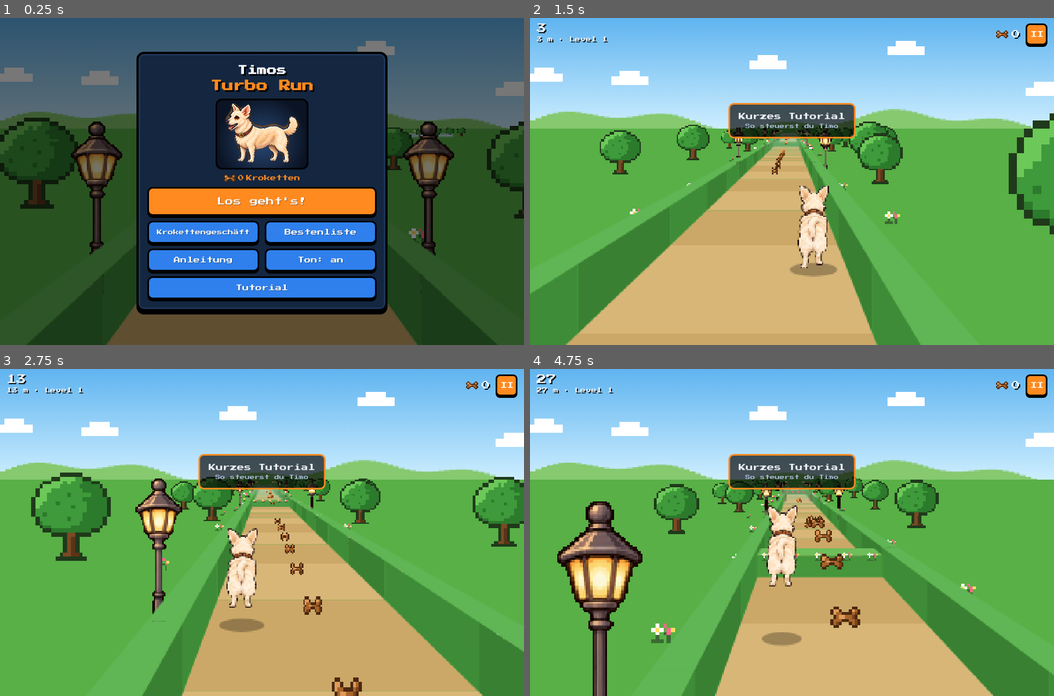
Above: before the commit, frames 1-4 (two rows, left to right).
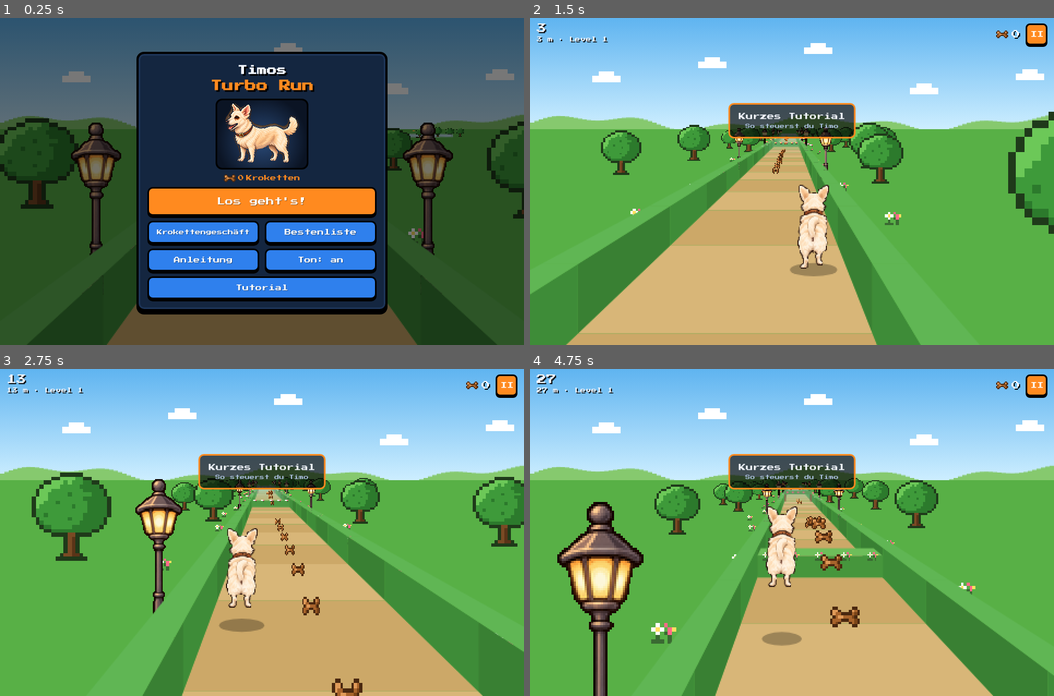
Above: after the commit, the same moments.

Repository: konstiks/timos-turbo-run
Game: browser game, page index.html
Two runs of this game, one before a commit and one after it. Both use one fixed random seed, a clock stepped at 60 frames per second and the inputs below.
Inputs (mouse positions are in pixels of both pictures, inside the frame that each line leads up to):
- Up to frame 1 (0.25 s): no input
- Up to frame 2 (1.5 s): click (792, 181) at 0.27 s; hold D from 1.03 s (still down); tap Space at 1.1 s
- Up to frame 3 (2.75 s): release D at 1.53 s; hold S 1.58-1.85 s; tap Space at 1.6, 2.1, 2.6 s; hold A 1.9-2.47 s; hold W from 2.52 s (still down)
- Up to frame 4 (4.75 s): release W at 2.82 s; hold D 2.87-3.53 s; tap Space every 0.5 s from 3.1 to 4.6 s; hold W 3.58-3.82 s; hold A 3.87-4.3 s; hold S 4.35-4.68 s; hold D from 4.73 s (still down)

The runs differ from the first frame. In frame 1, 3.6% of the frame differs, in the area x 0-100%, y 7-100%; in frame 2, 6.3%; in frame 3, 6.9%; in frame 4, 7.7%.

Commit message:
Tierarzt in höherer Auflösung, feinere Spielauflösung
Co-Authored-By: Claude Opus 5.5 <noreply@anthropic.com>
Claude-Session: https://claude.ai/code/session_01FwyAvonJojh9EGHS2iaqSe

Diff:
--- a/game.js
+++ b/game.js
@@ -49,7 +49,7 @@
 let W = 320, H = 240, focal = 200, horizon = 90;
 function resize() {
   const sw = window.innerWidth, sh = window.innerHeight;
-  const short = Math.min(sw, sh), target = 230;
+  const short = Math.min(sw, sh), target = 300;
   const k = target / short;
   W = Math.round(sw * k); H = Math.round(sh * k);
   cv.width = W; cv.height = H;
@@ -842,6 +842,7 @@
 function drawSprite(s) {
   ctx.save();
   if (s.alpha !== undefined) ctx.globalAlpha = s.alpha;
+  if (s.img.smooth) { ctx.imageSmoothingEnabled = true; ctx.imageSmoothingQuality = 'high'; }
   if (s.flip) { ctx.translate(Math.round(s.x + s.w), Math.round(s.y)); ctx.scale(-1, 1); ctx.drawImage(s.img, 0, 0, Math.round(s.w), Math.round(s.h)); }
   else ctx.drawImage(s.img, Math.round(s.x), Math.round(s.y), Math.max(1, Math.round(s.w)), Math.max(1, Math.round(s.h)));
   ctx.restore();
@@ -1611,13 +1612,15 @@
   SPR.timoReal = true;
 }
 function buildVetFrames(img) {
-  const w = img.width, h = img.height, legY = Math.round(h * 0.74), mid = Math.round(w * 0.45);
+  const w = img.width, h = img.height, legY = Math.round(h * 0.74), mid = Math.round(w * 0.45), k = h / 84, pad = Math.round(4 * k);
   const mk = (lo, ro) => {
-    const c = document.createElement('canvas'); c.width = w; c.height = h + 4;
+    lo = Math.round(lo * k); ro = Math.round(ro * k);
+    const c = document.createElement('canvas'); c.width = w; c.height = h + pad;
     const g = c.getContext('2d'); g.imageSmoothingEnabled = false;
-    g.drawImage(img, 0, legY, mid, h - legY, 0, legY + 4 - lo, mid, h - legY);
-    g.drawImage(img, mid, legY, w - mid, h - legY, mid, legY + 4 - ro, w - mid, h - legY);
-    g.drawImage(img, 0, 0, w, legY, 0, 4 - 1, w, legY);
+    g.drawImage(img, 0, legY, mid, h - legY, 0, legY + pad - lo, mid, h - legY);
+    g.drawImage(img, mid, legY, w - mid, h - legY, mid, legY + pad - ro, w - mid, h - legY);
+    g.drawImage(img, 0, 0, w, legY, 0, pad - Math.round(k), w, legY);
+    c.smooth = true;
     return c;
   };
   SPR.vetA = mk(5, 0); SPR.vetB = mk(0, 5); SPR.vetReal = true;
@@ -1630,7 +1633,7 @@
   const hy = new Image(); hy.onload = () => { SPR.hydrant = hy; }; hy.src = 'assets/hydrant.png?v=1';
   const di = new Image(); di.onload = () => { SPR.timoDuck = di; }; di.src = 'assets/timo-ducken.png?v=8';
   const si = new Image(); si.onload = () => { SPR.timoSlide = si; }; si.src = 'assets/timo-slide.png?v=8';
-  const vi = new Image(); vi.onload = () => buildVetFrames(vi); vi.src = 'assets/tierarzt-hinten.png?v=7';
+  const vi = new Image(); vi.onload = () => buildVetFrames(vi); vi.src = 'assets/tierarzt-hinten.png?v=9';
   const icoURL = (() => { const c = document.createElement('canvas'); c.width = SPR.kk.width * 2; c.height = SPR.kk.height * 2; const g = c.getContext('2d'); g.imageSmoothingEnabled = false; g.drawImage(SPR.kk, 0, 0, c.width, c.height); return c.toDataURL(); })();
   const st = document.createElement('style'); st.textContent = '.kk-ico{background-image:url(' + icoURL + ')!important}'; document.head.appendChild(st);
   paintCanvases(document);
--- a/index.html
+++ b/index.html
@@ -146,6 +146,6 @@
   </div>
 </div>
 <script src="sprites.js?v=11"></script>
-<script src="game.js?v=15"></script>
+<script src="game.js?v=16"></script>
 </body>
 </html>
Binary file changed: assets/tierarzt-hinten.png
